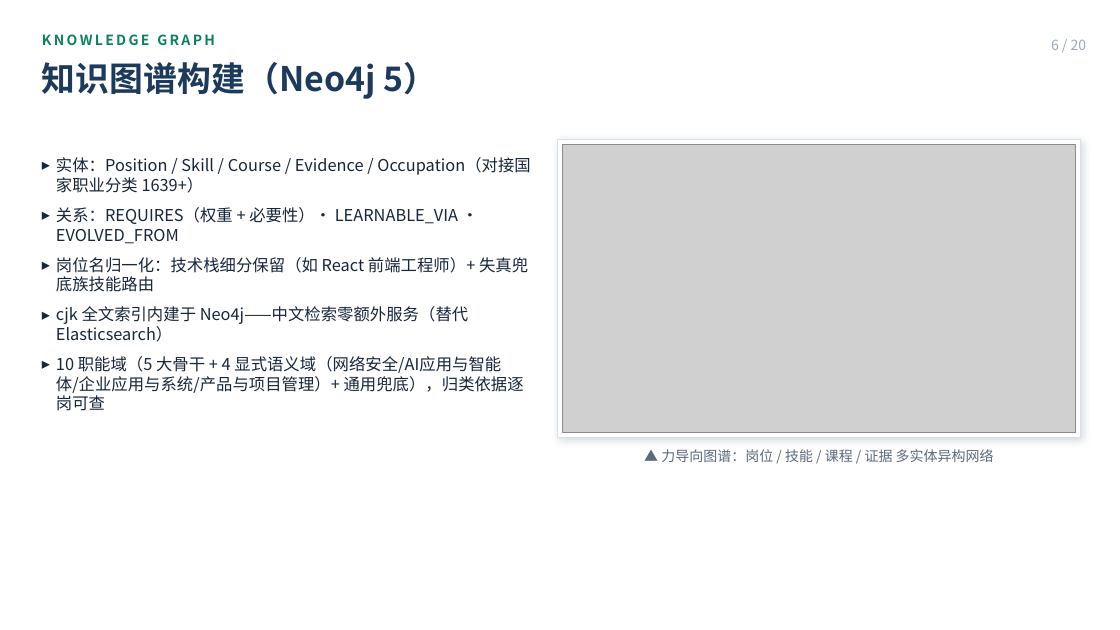
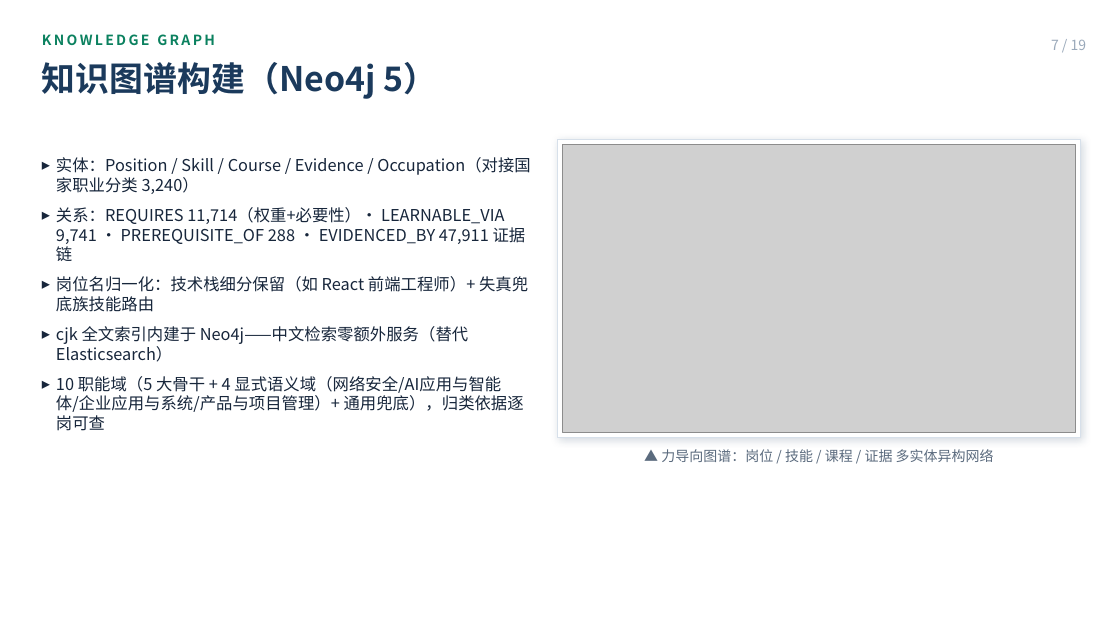
Before and after one commit to Sanksu/zhigang-compass, a slide deck: slide 7 of docs/m5/智岗罗盘_答辩PPT_终稿.pptx (slide 6 before the commit). Drawn at 1120x630 pixels with LibreOffice and Linux fonts; fonts in the diff are those of the drawing; grey boxes stand for pictures. Boxes give left, top, right and bottom in pixels: in the first picture for what was removed or moved away, otherwise in the second. Text is boxed around its words. In the diff, an @@ line names an element or a change of style, - is before the commit and + after.

Commit message:
docs(m5): PPT 对齐 0904 实查口径并移除首页/尾页底图
- 核查 LEARNABLE_VIA 学时甘特口径、三视图配图与数据规模页，改为对齐实查结果
- 移除团队分工与项目里程碑页
- 新增全流程链路页与 LLM 自动治理+人工审核说明
- 删除首页/尾页底图及遮罩，深底页改纯色背景；techstack/portrait 以既有图占位
- 重建 19 页 pptx 产物

```diff
--- a/docs/m5/智岗罗盘_答辩PPT_终稿.pptx
+++ b/docs/m5/智岗罗盘_答辩PPT_终稿.pptx
@@ text at bbox=[1051, 40, 1087, 50]: text changed @@
-6 / 20
+7 / 19
@@ text at bbox=[56, 157, 530, 261]: text changed @@
-▸ 实体：Position / Skill / Course / Evidence / Occupation（对接国家职业分类 1639+）
-▸ 关系：REQUIRES（权重 + 必要性）· LEARNABLE_VIA · EVOLVED_FROM
+▸ 实体：Position / Skill / Course / Evidence / Occupation（对接国家职业分类 3,240）
+▸ 关系：REQUIRES 11,714（权重+必要性）· LEARNABLE_VIA 9,741 · PREREQUISITE_OF 288 · EVIDENCED_BY 47,911 证据链
```
Also in this commit, not shown: 17 other slides changed, 1 slide added, 2 slides removed, 5 other files.
